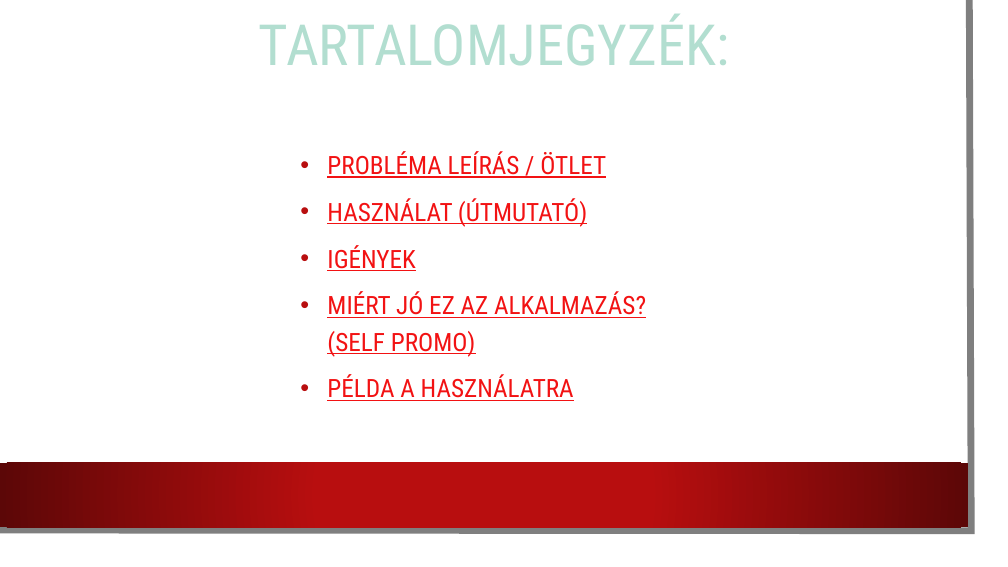
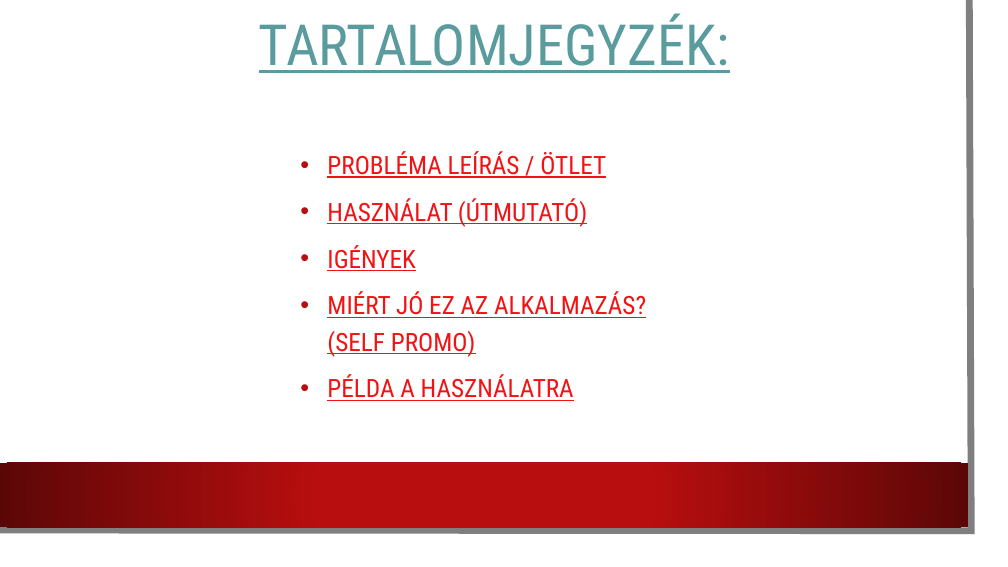
Before and after one commit to karpatililiana/Csapatmunka2.0, a slide deck: slide 2 of Programbemutató.pptx. Drawn at 1008x567 pixels with LibreOffice and Linux fonts; fonts in the diff are those of the drawing; background and template pictures are left out. Boxes give left, top, right and bottom in pixels: in the first picture for what was removed or moved away, otherwise in the second. Text is boxed around its words. In the diff, an @@ line names an element or a change of style, - is before the commit and + after.

```diff
--- a/Programbemutató.pptx
+++ b/Programbemutató.pptx
@@ title "TARTALOMJEGYZÉK:" at [259,14,730,73]: text colour #B2DED0 to #5A9B9E, underline on @@
```
Also in this commit, not shown: 4 other slides changed, 2 slides added, 1 slide removed.
